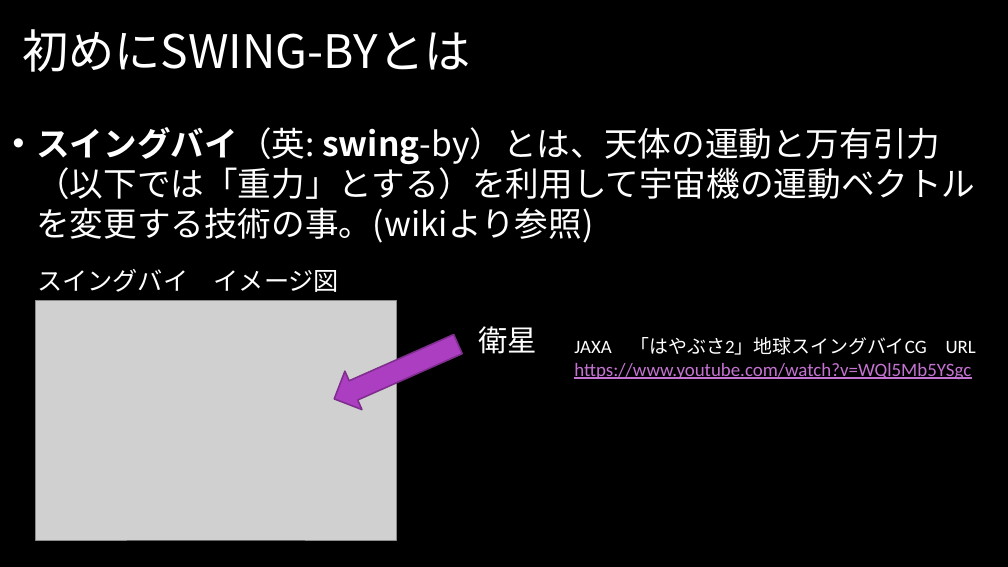
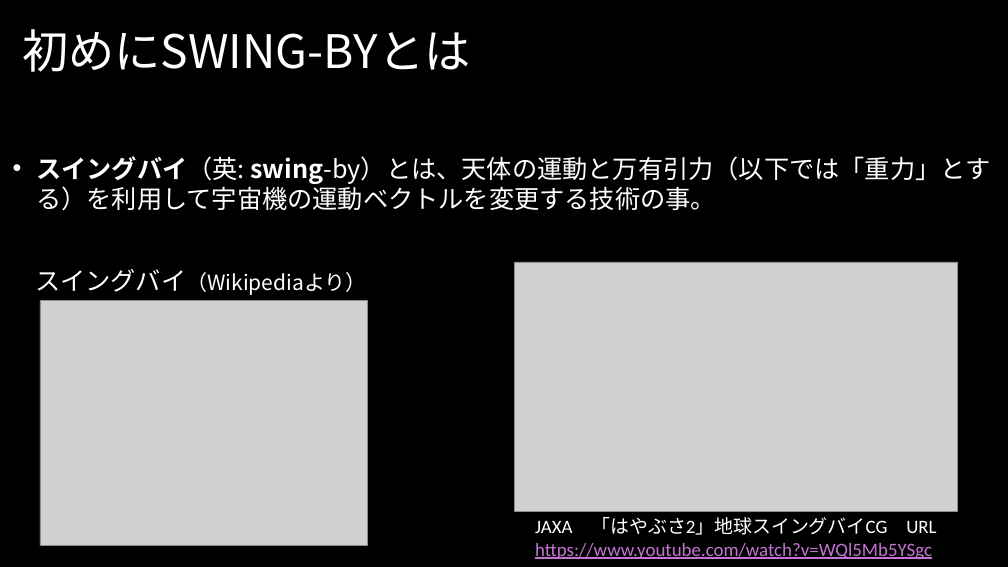
Before and after one commit to team20190422/GroupProject, a slide deck: slide 2 of SWING-BY.pptx. Drawn at 1008x567 pixels with LibreOffice and Linux fonts; fonts in the diff are those of the drawing; grey boxes stand for pictures; background and template pictures are left out. Boxes give left, top, right and bottom in pixels: in the first picture for what was removed or moved away, otherwise in the second. Text is boxed around its words. In the diff, an @@ line names an element or a change of style, - is before the commit and + after.

```diff
--- a/SWING-BY.pptx
+++ b/SWING-BY.pptx
@@ text at (x1=36, y1=156, x2=991, y2=211): text changed; size 32 to 24 pt @@
-• スイングバイ（英: swing-by）とは、天体の運動と万有引力（以下では「重力」とする）を利用して宇宙機の運動ベクトルを変更する技術の事。(wikiより参照)
+• スイングバイ（英: swing-by）とは、天体の運動と万有引力（以下では「重力」とする）を利用して宇宙機の運動ベクトルを変更する技術の事。
@@ text at (x1=35, y1=269, x2=367, y2=295): text changed; size 24 to 20 pt @@
-スイングバイ イメージ図
+スイングバイ（Wikipediaより）
@@ picture added at (x1=515, y1=262, x2=958, y2=512) @@
@@ picture resized from (x1=36, y1=300, x2=396, y2=540) to (x1=40, y1=300, x2=368, y2=546) @@
@@ down arrow removed at (x1=326, y1=325, x2=467, y2=418) @@
@@ text removed at (x1=478, y1=326, x2=537, y2=354) @@
-衛星
@@ text "JAXA 「はやぶさ2」地球スイングバイCG URL" moved from (x1=574, y1=337, x2=976, y2=380) to (x1=535, y1=517, x2=936, y2=560) @@
```
Also in this commit, not shown: 4 other slides changed, 3 slides added, 3 slides removed.
